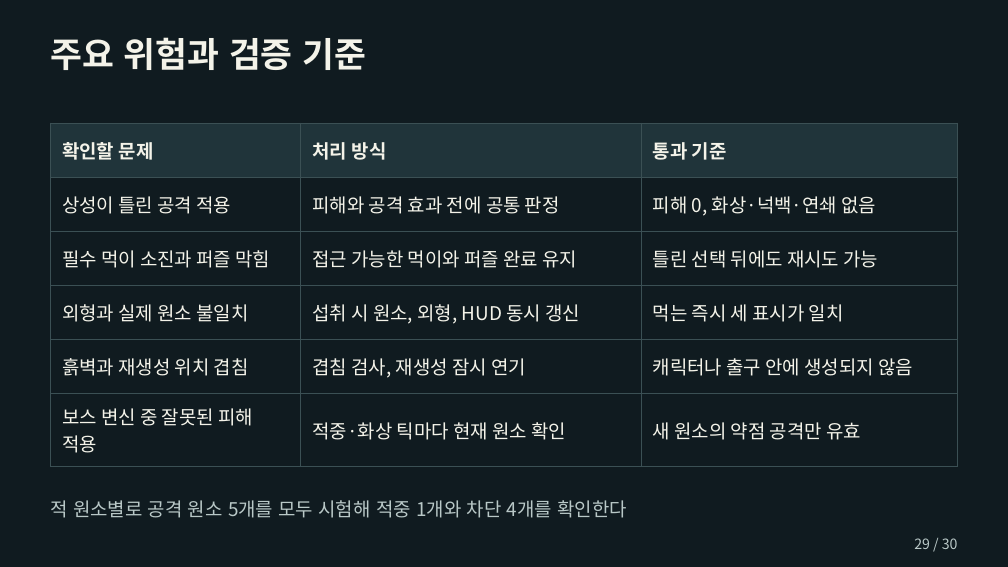
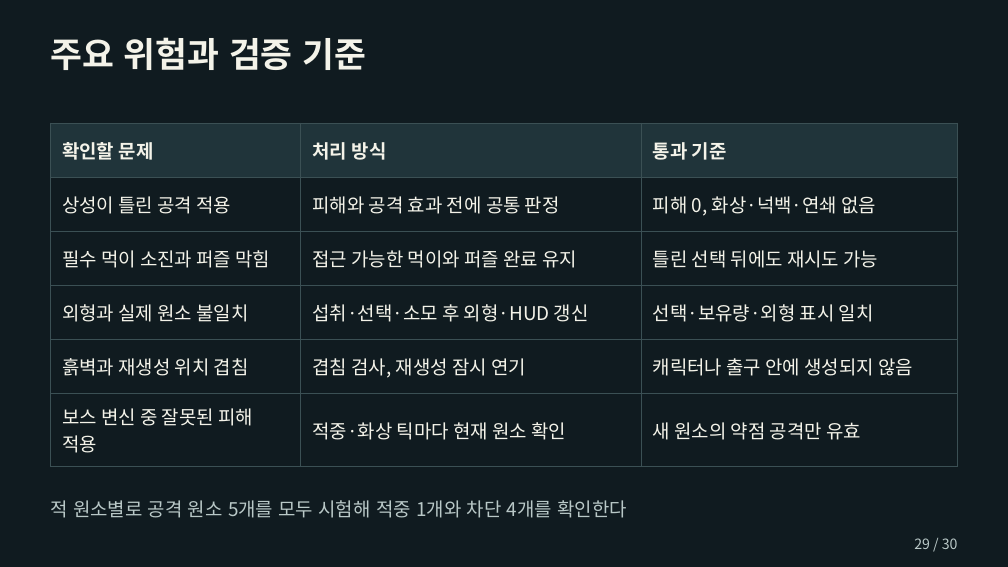
Before and after one commit to chanwhee0330/element-eater, a slide deck: slide 29 of outputs/planning/엘리먼트_이터_기획서_허찬휘.pptx. Drawn at 1008x567 pixels with LibreOffice and Linux fonts; fonts in the diff are those of the drawing. Boxes give left, top, right and bottom in pixels: in the first picture for what was removed or moved away, otherwise in the second. Text is boxed around its words. In the diff, an @@ line names an element or a change of style, - is before the commit and + after.

```diff
--- a/outputs/planning/엘리먼트_이터_기획서_허찬휘.pptx
+++ b/outputs/planning/엘리먼트_이터_기획서_허찬휘.pptx
@@ table at <box>51,123,958,457</box> @@
-row 4, column 2: 섭취 시 원소, 외형, HUD 동시 갱신
+row 4, column 2: 섭취·선택·소모 후 외형·HUD 갱신
-row 4, column 3: 먹는 즉시 세 표시가 일치
+row 4, column 3: 선택·보유량·외형 표시 일치
```
Also in this commit, not shown: 14 other slides changed, 6 other files.
